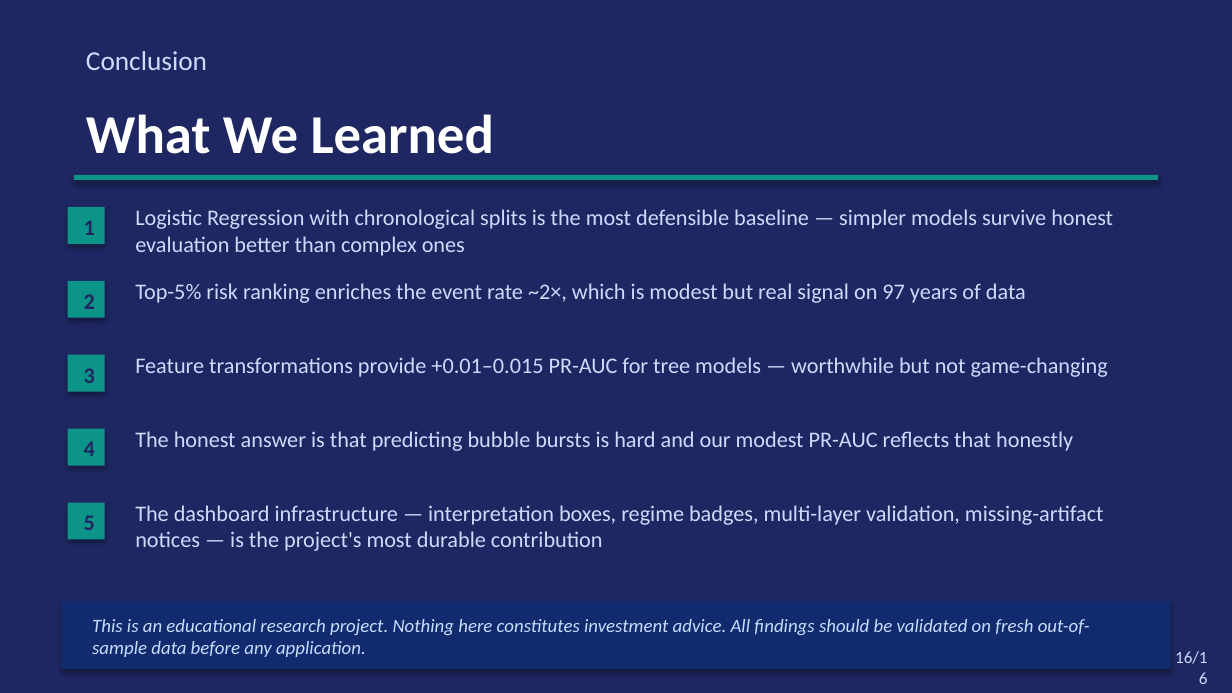
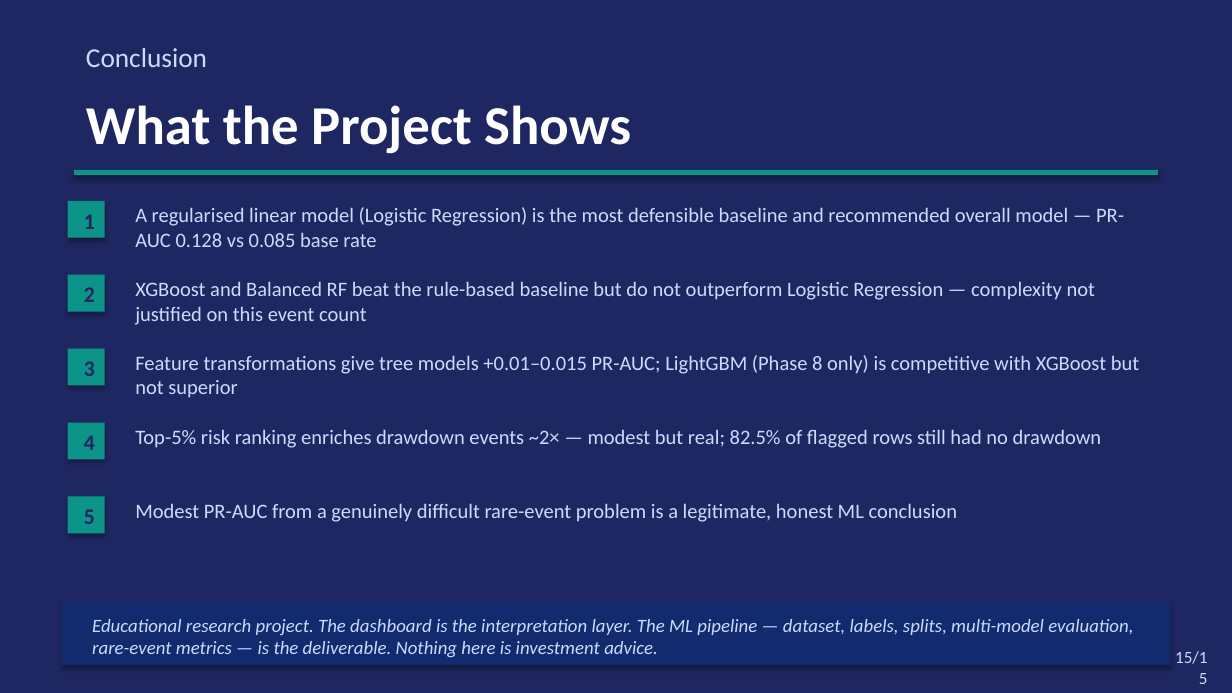
Before and after one commit to mcrisci24/economic-bubble-dashboard, a slide deck: slide 15 of presentation/Economic_Bubble_Dashboard_Presentation.pptx (slide 16 before the commit). Drawn at 1232x693 pixels with LibreOffice and Linux fonts; fonts in the diff are those of the drawing. Boxes give left, top, right and bottom in pixels: in the first picture for what was removed or moved away, otherwise in the second. Text is boxed around its words. In the diff, an @@ line names an element or a change of style, - is before the commit and + after.

Commit message:
fix: clarify transformed feature model comparability

```diff
--- a/presentation/Economic_Bubble_Dashboard_Presentation.pptx
+++ b/presentation/Economic_Bubble_Dashboard_Presentation.pptx
@@ text at [86, 105, 631, 154]: text changed @@
-What We Learned
+What the Project Shows
@@ text at [135, 207, 1124, 247]: text changed; size 13 to 12 pt @@
-Logistic Regression with chronological splits is the most defensible baseline — simpler models survive honest evaluation better than complex ones
+A regularised linear model (Logistic Regression) is the most defensible baseline and recommended overall model — PR-AUC 0.128 vs 0.085 base rate
@@ text at [135, 281, 1095, 325]: text changed; size 13 to 12 pt @@
-Top-5% risk ranking enriches the event rate ~2×, which is modest but real signal on 97 years of data
+XGBoost and Balanced RF beat the rule-based baseline but do not outperform Logistic Regression — complexity not justified on this event count
@@ text at [135, 355, 1139, 398]: text changed; size 13 to 12 pt @@
-Feature transformations provide +0.01–0.015 PR-AUC for tree models — worthwhile but not game-changing
+Feature transformations give tree models +0.01–0.015 PR-AUC; LightGBM (Phase 8 only) is competitive with XGBoost but not superior
@@ text at [135, 429, 1102, 448]: text changed; size 13 to 12 pt @@
-The honest answer is that predicting bubble bursts is hard and our modest PR-AUC reflects that honestly
+Top-5% risk ranking enriches drawdown events ~2× — modest but real; 82.5% of flagged rows still had no drawdown
@@ 6 rectangles, 5 texts: place and size @@
-6 rectangles, 5 texts at [68, 175, 1158, 540]
+6 rectangles, 5 texts at [68, 170, 1158, 533]
@@ text at [135, 503, 958, 522]: text changed; size 13 to 12 pt @@
-The dashboard infrastructure — interpretation boxes, regime badges, multi-layer validation, missing-artifact notices — is the project's most durable contribution
+Modest PR-AUC from a genuinely difficult rare-event problem is a legitimate, honest ML conclusion
@@ rectangle: place and size @@
-rectangle at [62, 601, 1170, 669]
+rectangle at [62, 601, 1170, 665]
@@ text at [92, 619, 1133, 657]: text changed @@
-This is an educational research project. Nothing here constitutes investment advice. All findings should be validated on fresh out-of-sample data before any application.
+Educational research project. The dashboard is the interpretation layer. The ML pipeline — dataset, labels, splits, multi-model evaluation, rare-event metrics — is the deliverable. Nothing here is investment advice.
@@ text at [1175, 651, 1208, 664]: text changed @@
-16/16
+15/15
```
Also in this commit, not shown: 3 other slides changed, 11 slides added, 12 slides removed, 5 other files.
